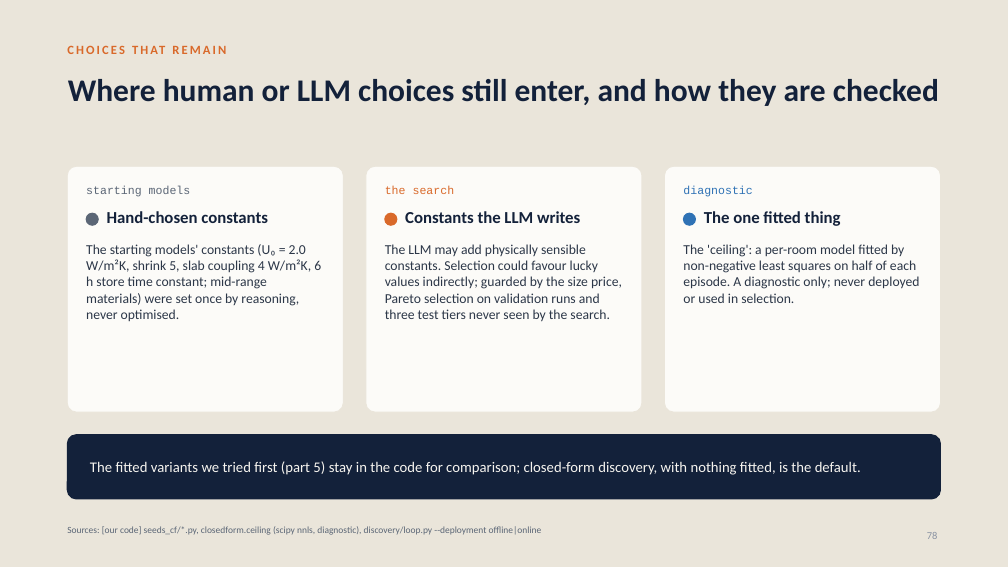
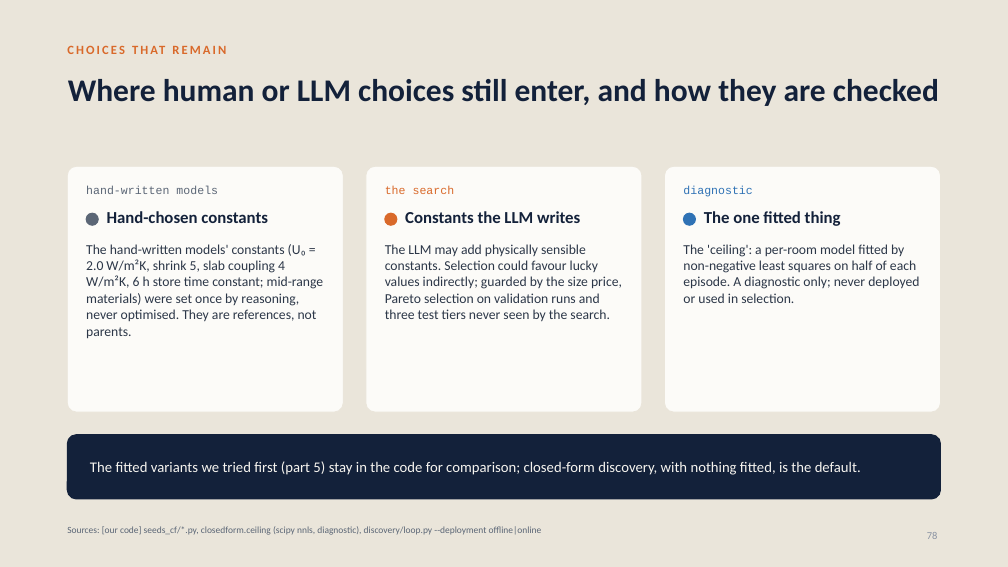
Before and after one commit to srivathsanb14/working-code, a slide deck: slide 78 of docs/One_Controller_for_Every_Building.pptx. Drawn at 1008x567 pixels with LibreOffice and Linux fonts; fonts in the diff are those of the drawing. Boxes give left, top, right and bottom in pixels: in the first picture for what was removed or moved away, otherwise in the second. Text is boxed around its words. In the diff, an @@ line names an element or a change of style, - is before the commit and + after.

```diff
--- a/docs/One_Controller_for_Every_Building.pptx
+++ b/docs/One_Controller_for_Every_Building.pptx
@@ text at box(86, 186, 218, 194): text changed @@
-starting models
+hand-written models
@@ text at box(86, 244, 324, 339): text changed @@
-The starting models' constants (U₀ = 2.0 W/m²K, shrink 5, slab coupling 4 W/m²K, 6 h store time constant; mid-range materials) were set once by reasoning, never optimised.
+The hand-written models' constants (U₀ = 2.0 W/m²K, shrink 5, slab coupling 4 W/m²K, 6 h store time constant; mid-range materials) were set once by reasoning, never optimised. They are references, not parents.
```
Also in this commit, not shown: 19 other slides changed, 5 other files.
